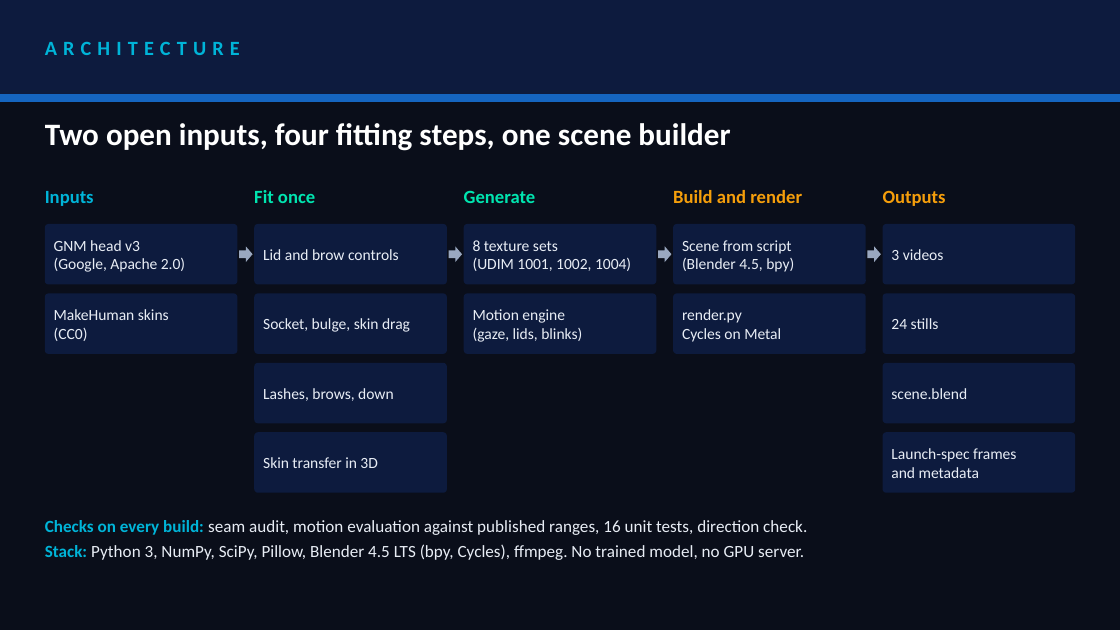
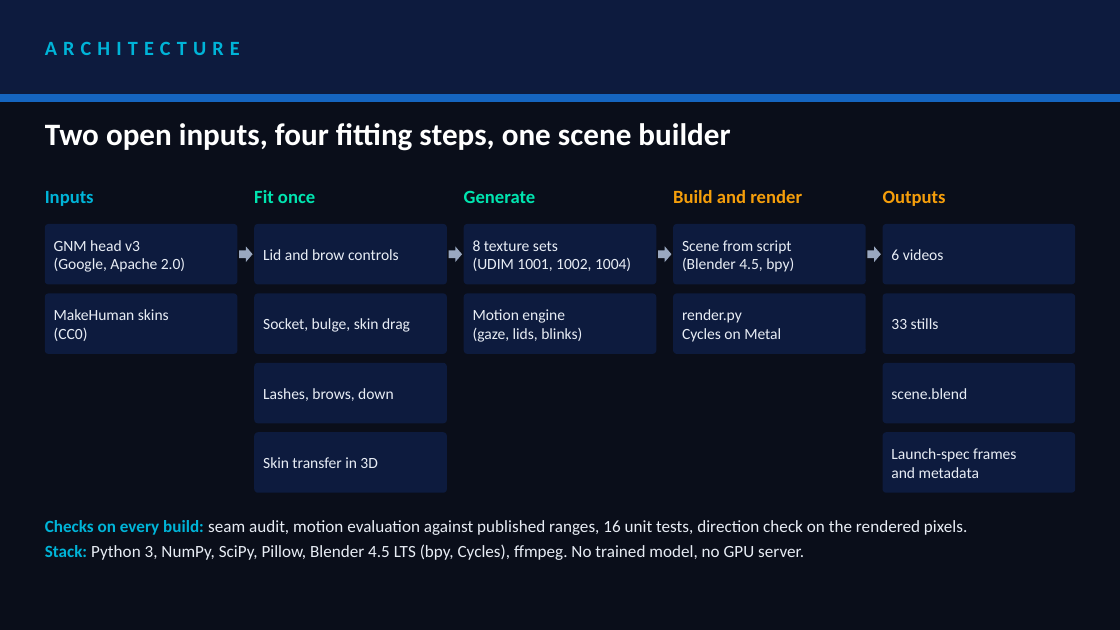
Before and after one commit to akshat333-debug/TrueGaze, a slide deck: slide 4 of VITVellore_ZeroDrift.pptx. Drawn at 1120x630 pixels with LibreOffice and Linux fonts; fonts in the diff are those of the drawing. Boxes give left, top, right and bottom in pixels: in the first picture for what was removed or moved away, otherwise in the second. Text is boxed around its words. In the diff, an @@ line names an element or a change of style, - is before the commit and + after.

Commit message:
outputs: D-027 videos and deck

```diff
--- a/VITVellore_ZeroDrift.pptx
+++ b/VITVellore_ZeroDrift.pptx
@@ text at (x1=891, y1=249, x2=944, y2=260): text changed @@
-3 videos
+6 videos
@@ text at (x1=891, y1=318, x2=939, y2=329): text changed @@
-24 stills
+33 stills
@@ text at (x1=45, y1=520, x2=967, y2=535): text changed @@
-Checks on every build: seam audit, motion evaluation against published ranges, 16 unit tests, direction check.
+Checks on every build: seam audit, motion evaluation against published ranges, 16 unit tests, direction check on the rendered pixels.
```
Also in this commit, not shown: 3 other slides changed, 6 other files.
